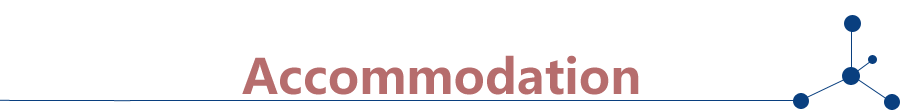
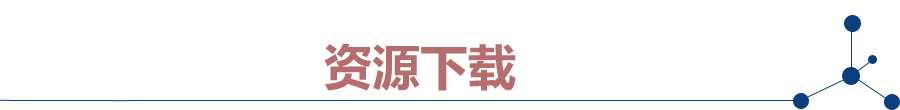
Comparing the layer stacks of the two (900, 110) images. Changes:
renamed "Accommodation" to "资源下载", painted on it over (242, 43, 639, 95)
